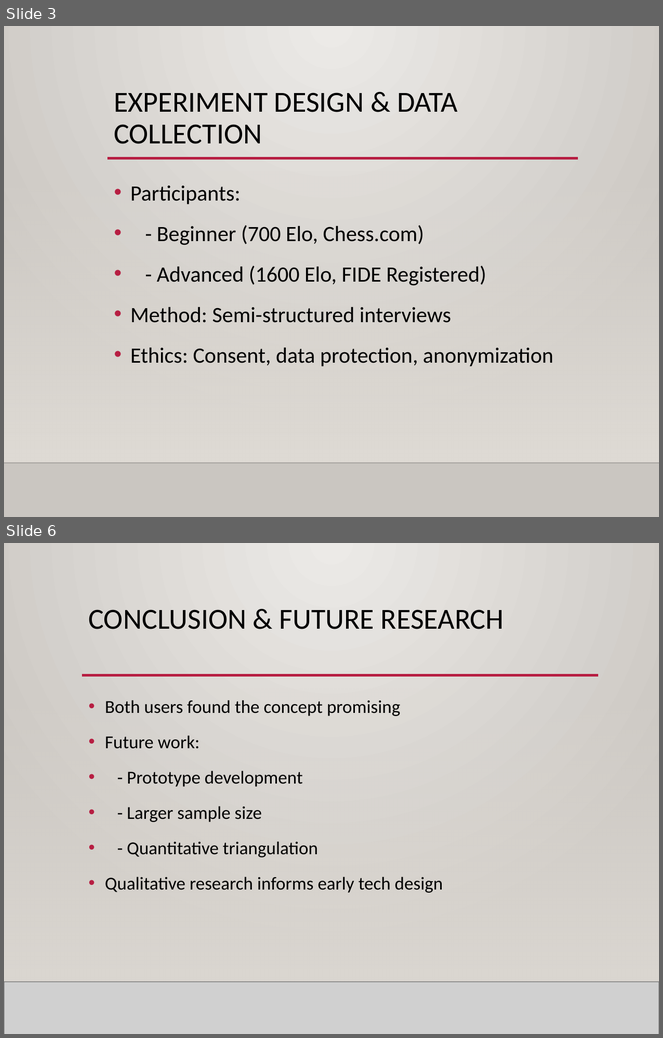
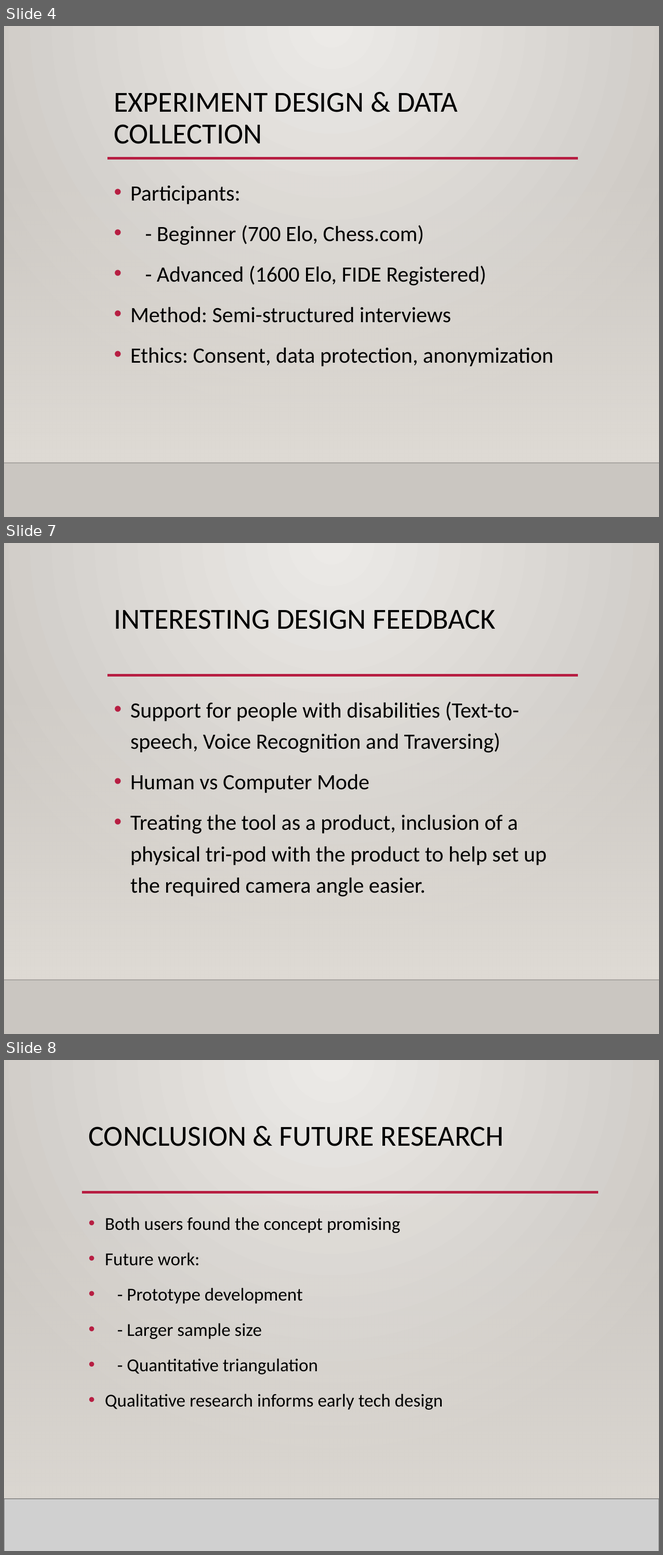
Before and after one commit to LeeLawliet/24_25_RD2, a slide deck: Oral_Review_Presentation_Lee_Xerri.pptx. Shown one above the other, each under a label of ours: slides 3 and 6 before the commit, slides 4, 7 and 8 after it; the slides between them are not shown. The pictures are 663x1038 and 663x1555 pixels, drawn with LibreOffice and Linux fonts; fonts in the diff are those of the drawing; grey boxes stand for pictures; background and template pictures are left out. Boxes give left, top, right and bottom in pixels: in the first picture for what was removed or moved away, otherwise in the second. Text is boxed around its words. In the diff, an @@ line names an element or a change of style, - is before the commit and + after.

```diff
--- a/Oral_Review_Presentation_Lee_Xerri.pptx
+++ b/Oral_Review_Presentation_Lee_Xerri.pptx
@@ slide 7 added at [4,543,659,1034], background gradient #ECEAE7 to #CAC7C1; not listed: 3 template elements that a slide beside it also shows @@
@@ title added at [114,610,496,629], 32 pt, text #000000 @@
+INTERESTING DESIGN FEEDBACK
@@ text added at [130,702,547,897], 24 pt, text #000000 @@
+• Support for people with disabilities (Text-to-speech, Voice Recognition and Traversing)
+• Human vs Computer Mode
+• Treating the tool as a product, inclusion of a physical tri-pod with the product to help set up the required camera angle easier.
@@ what was slide 3 is now slide 4 @@
@@ what was slide 6 is now slide 8 @@
```
Also in this commit, not shown: 3 slides changed, 2 other slides added, 1 slide removed, 34 other files.
